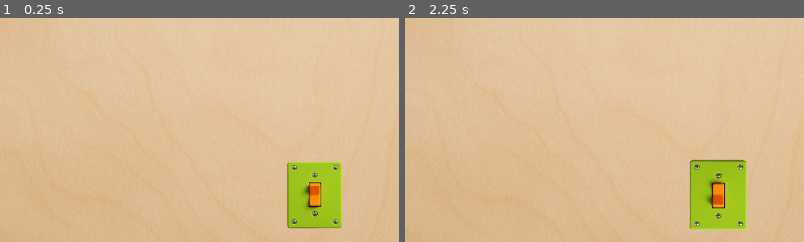
Above: before the commit, frames 1-2 (left to right).
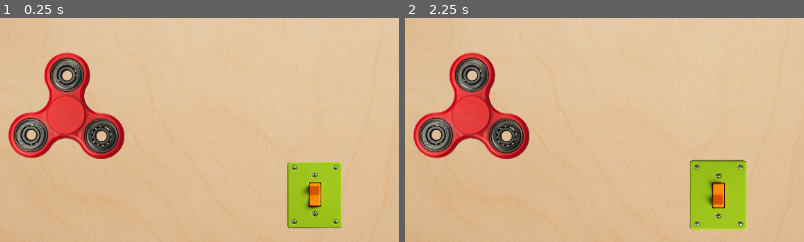
Above: after the commit, the same moments.

Repository: Vivi3Coder/Sensory-Fidget-Board
Game: Godot game, scene res://main_screen.tscn
Two runs of this game, one before a commit and one after it. Both use one fixed random seed, a clock stepped at 60 frames per second and the inputs below.
Inputs (mouse positions are % of the whole screen's width and height, from its top left):
- Up to frame 1 (0.25 s): no input
- Up to frame 2 (2.25 s): click (72, 51) at 0.5 s; click (72, 51) at 1.25 s; click (72, 51) at 2 s
The pictures show only the part of the screen within x 33-83%, y 12-62%; the shares and areas given below are measured in that part.

The runs differ from the first frame. In frame 1, 7.3% of the frame differs, in the area x 2-32%, y 15-63%; in frame 2, 7.3%.

Commit message:
Added fidget spinner object Added clicking sound and spinning sound that slowly fades away for a realistic effect.

Diff:
--- /dev/null
+++ b/Fidget Spinner/fidget_spinner.gd
@@ -0,0 +1,23 @@
+extends RigidBody2D
+
+@onready var click_sound: AudioStreamPlayer = $ClickSound
+@onready var spin_sound: AudioStreamPlayer = $SpinSound
+
+func _on_input_event(viewport: Node, event: InputEvent, shape_idx: int) -> void:
+	if event is InputEventMouseButton:
+		if event.button_index == MOUSE_BUTTON_LEFT and event.pressed:
+			apply_torque_impulse(10000)
+			click_sound.play()
+			spin_sound.play()
+			spin_sound.volume_db += linear_to_db(0.05)
+
+func _process(delta:float) -> void:
+	# This checks if spin_sound is playing.
+	if spin_sound.playing:
+		# This adjusts the pitch scale.
+		spin_sound.pitch_scale = 0.8 + 1.5 * (angular_velocity/29.67)
+		# This sets the maximum volume to 1.
+		spin_sound.volume_db = linear_to_db(min(1, (angular_velocity/24))) #29.67
+	# This stops the spin_sound from playing after it's quiet enough.
+	if spin_sound.volume_db < -44 and spin_sound.playing:
+		spin_sound.stop()
--- a/main_screen.tscn
+++ b/main_screen.tscn
@@ -7,6 +7,10 @@
 [ext_resource type="Texture2D" uid="uid://cq3nolvuesd6n" path="res://Light Switch/ToggledOff.png" id="3_kwhh3"]
 [ext_resource type="AudioStream" uid="uid://h8idif0mptim" path="res://Light Switch/light_switch_on.mp3" id="4_ue4rx"]
 [ext_resource type="AudioStream" uid="uid://dp2611llp4fel" path="res://Light Switch/light_switch_off.mp3" id="5_sjiej"]
+[ext_resource type="Script" uid="uid://c31ytq03id6qp" path="res://Fidget Spinner/fidget_spinner.gd" id="8_4sv2p"]
+[ext_resource type="Texture2D" uid="uid://bb3o5h7g5t6a1" path="res://Fidget Spinner/Fidget_Spinner.png" id="8_sjiej"]
+[ext_resource type="AudioStream" uid="uid://dvj4kyxqa8b1n" path="res://Fidget Spinner/fidget_spinner_click.wav" id="10_0osx7"]
+[ext_resource type="AudioStream" uid="uid://bulbyln1a7ygq" path="res://Fidget Spinner/New spinning effect.wav" id="11_62wn8"]
 
 [sub_resource type="StyleBoxEmpty" id="StyleBoxEmpty_4sclt"]
 
@@ -18,6 +22,9 @@
 [sub_resource type="StyleBoxTexture" id="StyleBoxTexture_kwhh3"]
 texture = ExtResource("3_kwhh3")
 
+[sub_resource type="CircleShape2D" id="CircleShape2D_4sv2p"]
+radius = 83.3847
+
 [node name="Main Screen" type="Control"]
 layout_mode = 3
 anchors_preset = 15
@@ -25,6 +32,7 @@
 anchor_bottom = 1.0
 grow_horizontal = 2
 grow_vertical = 2
+mouse_filter = 1
 metadata/_edit_lock_ = true
 
 [node name="WoodenBoard" type="Sprite2D" parent="."]
@@ -70,4 +78,31 @@
 theme_override_styles/normal = SubResource("StyleBoxTexture_kwhh3")
 toggle_mode = true
 
+[node name="FidgetSpinner" type="RigidBody2D" parent="."]
+position = Vector2(473, 216)
+input_pickable = true
+gravity_scale = 0.0
+angular_damp_mode = 1
+angular_damp = 0.5
+script = ExtResource("8_4sv2p")
+
+[node name="CollisionShape2D" type="CollisionShape2D" parent="FidgetSpinner"]
+shape = SubResource("CircleShape2D_4sv2p")
+metadata/_edit_lock_ = true
+
+[node name="Sprite2D" type="Sprite2D" parent="FidgetSpinner"]
+scale = Vector2(0.347917, 0.347917)
+texture = ExtResource("8_sjiej")
+offset = Vector2(-0.115, -33.935)
+region_enabled = true
+region_rect = Rect2(9.12494, 18.2716, 487.545, 453.871)
+
+[node name="ClickSound" type="AudioStreamPlayer" parent="FidgetSpinner"]
+stream = ExtResource("10_0osx7")
+
+[node name="SpinSound" type="AudioStreamPlayer" parent="FidgetSpinner"]
+stream = ExtResource("11_62wn8")
+pitch_scale = 2.5
+
 [connection signal="toggled" from="LightSwitch/SwitchHitbox" to="LightSwitch" method="_on_switch_hitbox_toggled"]
+[connection signal="input_event" from="FidgetSpinner" to="FidgetSpinner" method="_on_input_event"]
Not shown, added: Fidget Spinner/New spinning effect.wav.import
Not shown, added: Fidget Spinner/fidget_spinner.gd.uid
Binary file changed: Fidget Spinner/fidget_spinner.png
Not shown, changed: Fidget Spinner/fidget_spinner.png.import
Not shown, removed: Fidget Spinner/fidget_spinner_click.mp3.import
Not shown, added: Fidget Spinner/fidget_spinner_click.wav.import
Not shown: 1 places in main_screen.tscn that only renumber resources
Binary file removed: tamborine.png
Not shown, removed: tamborine.png.import
Not shown, added: Fidget Spinner/New spinning effect.wav
Not shown, removed: Fidget Spinner/fidget_spinner_click.mp3
Not shown, added: Fidget Spinner/fidget_spinner_click.wav
